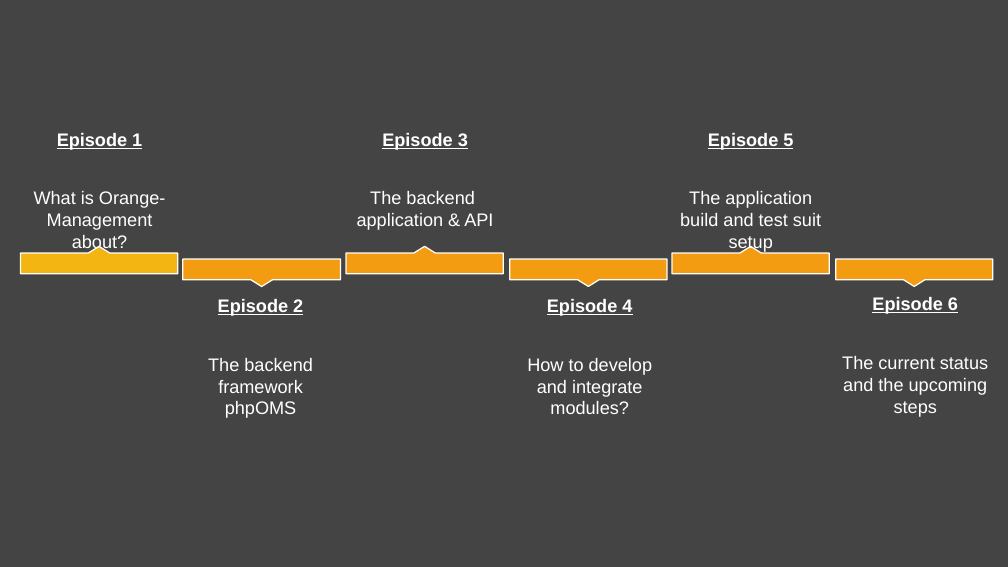
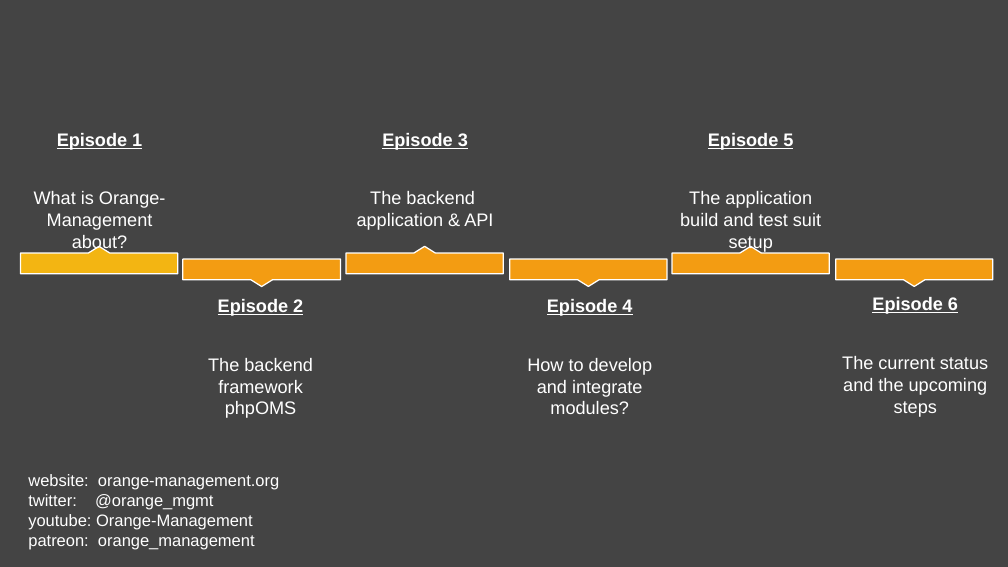
Before and after one commit to Karaka-Management/Organization-Guide, a slide deck: slide 7 of Vlog/1_episode/1_episode_presentation.odp. Drawn at 1008x567 pixels with LibreOffice and Linux fonts; fonts in the diff are those of the drawing. Boxes give left, top, right and bottom in pixels: in the first picture for what was removed or moved away, otherwise in the second. Text is boxed around its words. In the diff, an @@ line names an element or a change of style, - is before the commit and + after.

```diff
--- a/Vlog/1_episode/1_episode_presentation.odp
+++ b/Vlog/1_episode/1_episode_presentation.odp
@@ text added at [28, 474, 279, 549], 13 pt, text #FFFFFF @@
+website: orange-management.org
+twitter: @orange_mgmt
+youtube: Orange-Management
+patreon: orange_management
```
Also in this commit, not shown: 1 other file.
